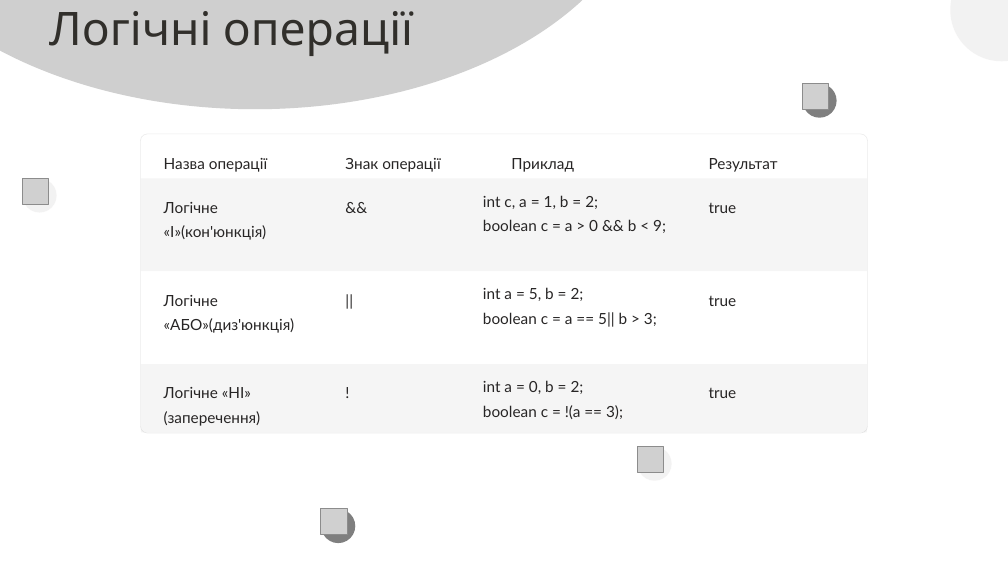
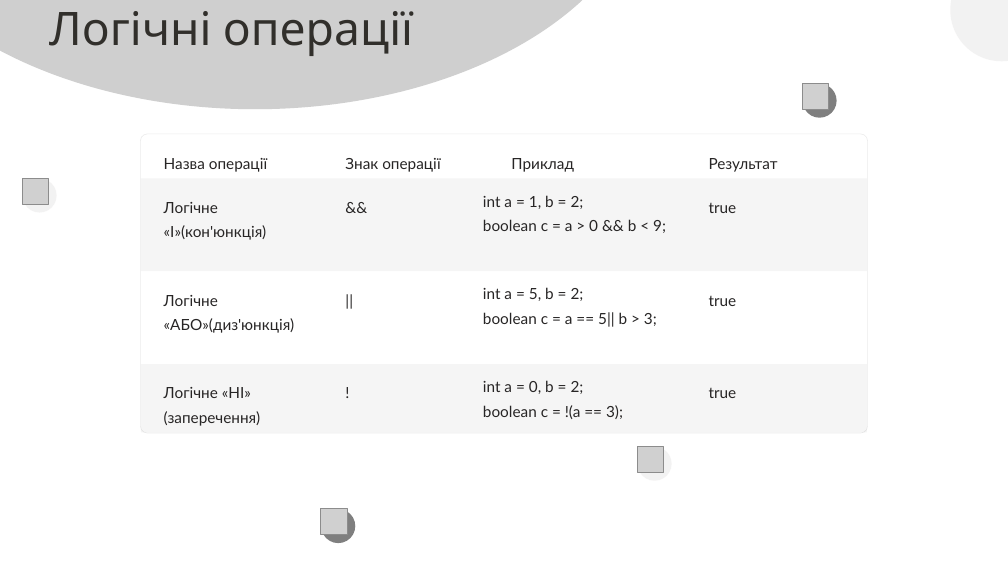
Before and after one commit to arg3ntuum/JavaCourse, a slide deck: slide 8 of Java Урок 2 БО.pptx. Drawn at 1008x567 pixels with LibreOffice and Linux fonts; fonts in the diff are those of the drawing; grey boxes stand for pictures; background and template pictures are left out. Boxes give left, top, right and bottom in pixels: in the first picture for what was removed or moved away, otherwise in the second. Text is boxed around its words. In the diff, an @@ line names an element or a change of style, - is before the commit and + after.

```diff
--- a/Java Урок 2 БО.pptx
+++ b/Java Урок 2 БО.pptx
@@ text at (483, 195, 666, 233): text changed @@
-int c, a = 1, b = 2;
-boolean c = a > 0 && b < 9;
+int a = 1, b = 2;
+boolean c = a > 0 && b < 9;
```
Also in this commit, not shown: 1 other file.
